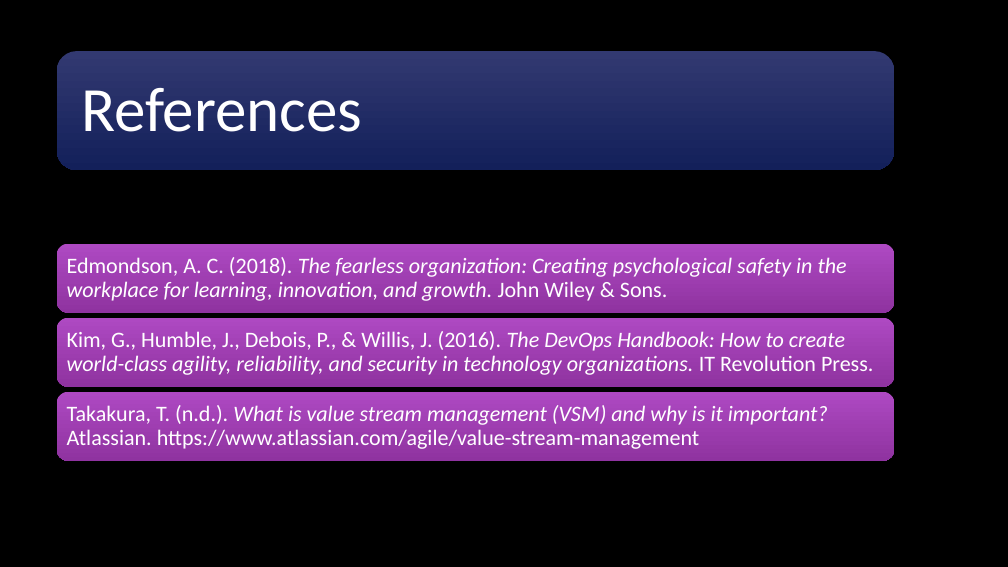
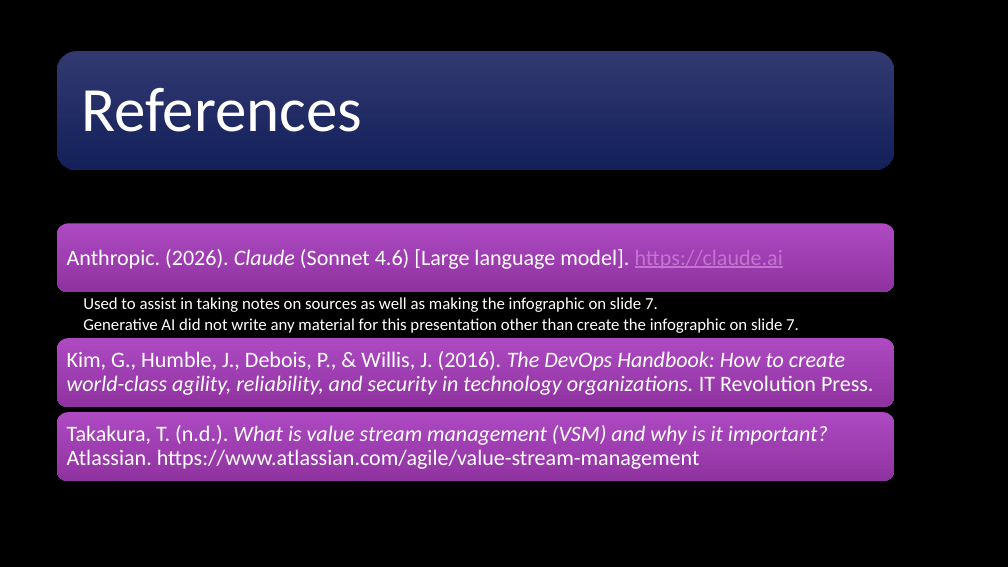
Before and after one commit to BobbyJoeCool/CSD-380, a slide deck: slide 11 of Module-1/Assignment 1.2.pptx. Drawn at 1008x567 pixels with LibreOffice and Linux fonts; fonts in the diff are those of the drawing; background and template pictures are left out. Boxes give left, top, right and bottom in pixels: in the first picture for what was removed or moved away, otherwise in the second. Text is boxed around its words. In the diff, an @@ line names an element or a change of style, - is before the commit and + after.

```diff
--- a/Module-1/Assignment 1.2.pptx
+++ b/Module-1/Assignment 1.2.pptx
@@ rounded rectangle: place and size @@
-rounded rectangle at box(57, 243, 895, 312)
+rounded rectangle at box(57, 223, 895, 292)
@@ text removed at box(67, 257, 847, 301) @@
-Edmondson, A. C. (2018). The fearless organization: Creating psychological safety in the workplace for learning, innovation, and growth. John Wiley & Sons.
@@ text added at box(67, 249, 783, 269), 21 pt, text #FFFFFF @@
+Anthropic. (2026). Claude (Sonnet 4.6) [Large language model]. https://claude.ai
@@ text added at box(83, 297, 799, 333), 16 pt, text #FFFFFF @@
+  Used to assist in taking notes on sources as well as making the infographic on slide 7.
+  Generative AI did not write any material for this presentation other than create the infographic on slide 7.
@@ 2 texts, 2 rounded rectangles: place and size @@
-2 texts, 2 rounded rectangles at box(57, 318, 895, 461)
+2 texts, 2 rounded rectangles at box(57, 338, 895, 481)
```
Also in this commit, not shown: 2 other slides changed, 1 slide added, 1 slide removed, 4 other files.
